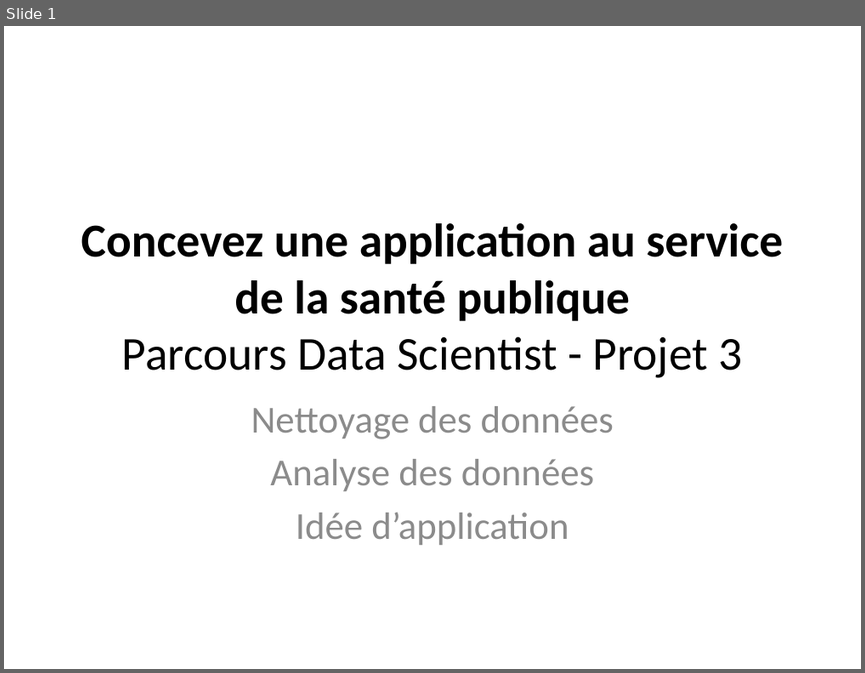
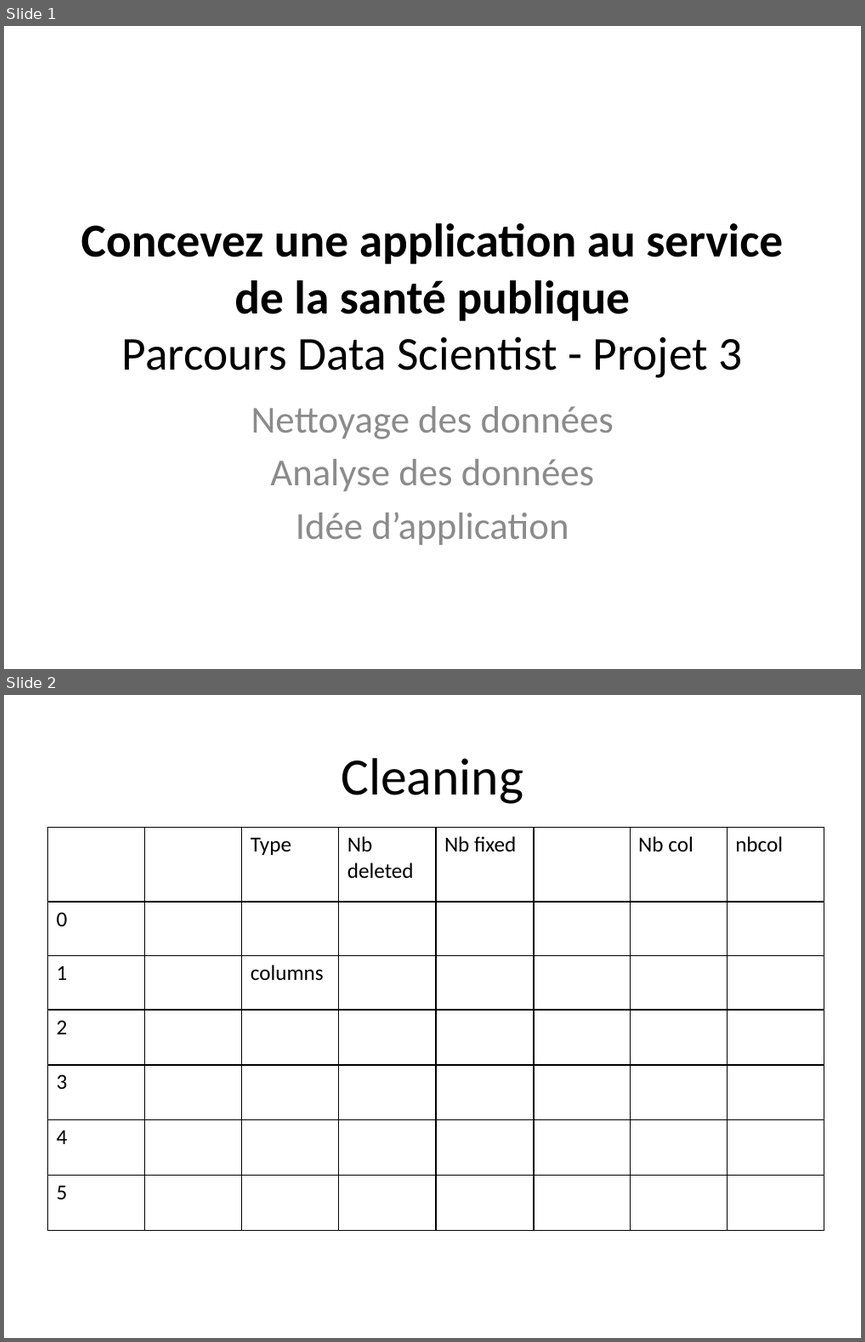
Before and after one commit to SmellyArmure/OC_DS_Project3, a slide deck: SOUTENANCE/Projet3.pptx. Shown one above the other, each under a label of ours: slide 1 before the commit, slides 1 and 2 after it. The pictures are 865x673 and 865x1342 pixels, drawn with LibreOffice and Linux fonts; fonts in the diff are those of the drawing. Boxes give left, top, right and bottom in pixels: in the first picture for what was removed or moved away, otherwise in the second. Text is boxed around its words. In the diff, an @@ line names an element or a change of style, - is before the commit and + after.

Commit message:
P3_Cleaning - ajouté nettoyage countries - éliminé les catégories en sous-effectif | P3_Analysis - missing val, histogrammes, boxplots, corr heatmap, pairplot, démarré la PCA

```diff
--- a/SOUTENANCE/Projet3.pptx
+++ b/SOUTENANCE/Projet3.pptx
@@ slide 2 added at box(4, 695, 861, 1338), background #FFFFFF @@
@@ title added at box(341, 758, 523, 804), 44 pt, text #000000 @@
+Cleaning
@@ table added at box(47, 828, 823, 1231), 7 rows, 8 columns @@
+ |  | Type | Nb deleted | Nb fixed |  | Nb col | nbcol
+0 |  |  |  |  |  |  | 
+1 |  | columns |  |  |  |  | 
+2 |  |  |  |  |  |  | 
+3 |  |  |  |  |  |  | 
+4 |  |  |  |  |  |  | 
+5 |  |  |  |  |  |  | 
```
Also in this commit, not shown: 4 other files.
